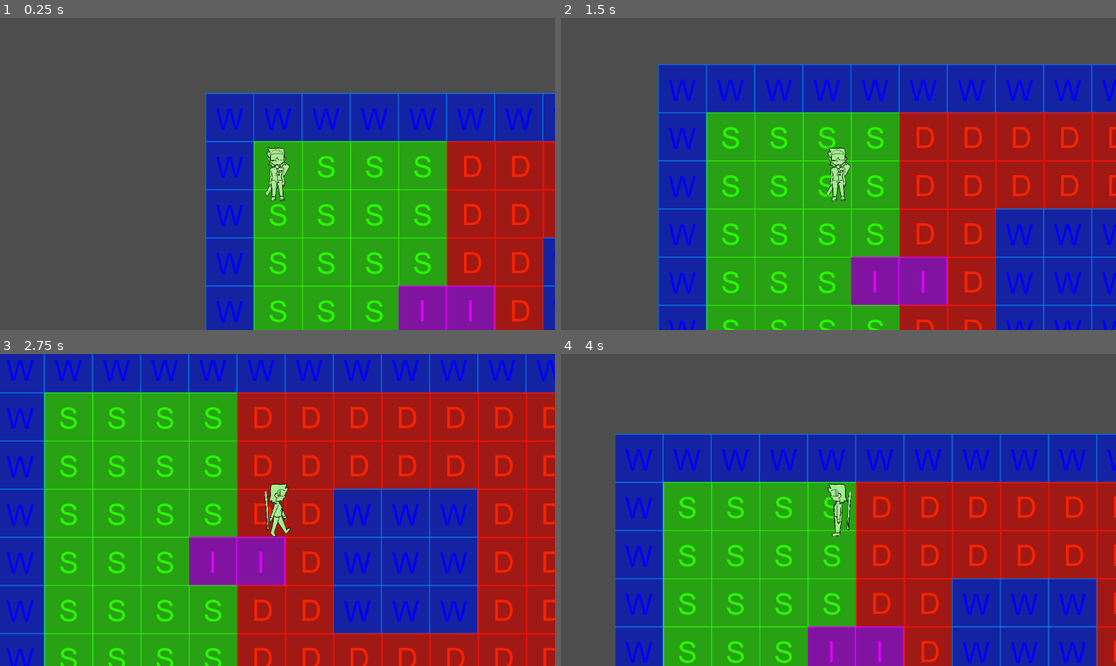
Above: before the commit, frames 1-4 (two rows, left to right).
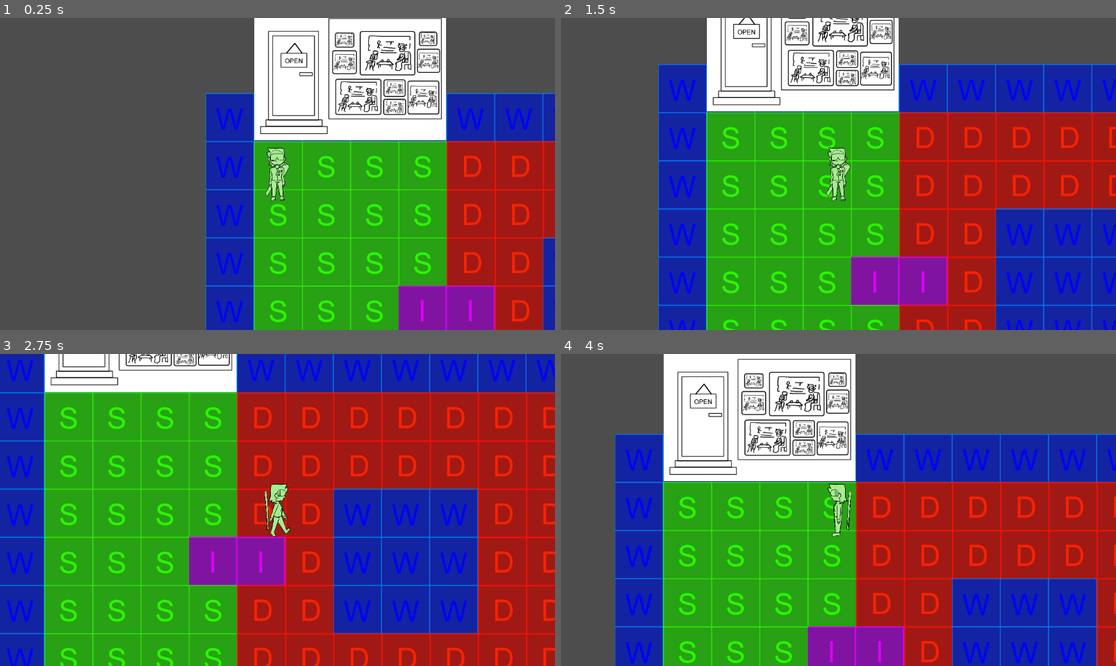
Above: after the commit, the same moments.

Repository: lazarusgates/my-test-game
Game: Godot game, scene res://scene files/overworld/test_scene.tscn
The game is run twice, just before and just after one commit, with the same random seed, the same clock (stepped at 60 frames per second) and the same inputs. The project has no main scene, so this scene is started directly.
Inputs:
- Up to frame 1 (0.25 s): no input
- Up to frame 2 (1.5 s): tap Enter (interact) at 0.5, 1.35 s; hold D (move_right) 0.53-1.28 s; hold Enter (interact) 0.53-1.28 s; hold S (move_down) from 1.28 s (still down)
- Up to frame 3 (2.75 s): release S (move_down) at 2.03 s; hold D (move_right) from 2.03 s (still down); hold Enter (interact) from 2.03 s (still down)
- Up to frame 4 (4 s): release D (move_right) at 2.78 s; release Enter (interact) at 2.78 s; hold W (move_up) 2.78-3.53 s; tap Enter (interact) at 2.85 s; hold A (move_left) from 3.53 s (still down); hold Enter (interact) from 3.53 s (still down)

The runs differ from the first frame. In frame 1, 13% of the frame differs, in the area x 45-81%, y 0-40%; in frame 2, 10%; in frame 3, 4.2%; in frame 4, 14%, in the area x 18-54%, y 0-41%.

Commit message:
add interactability
begin adding the ability to interact with objects and people in the overworld- credit dashnothing on youtube

Diff:
--- a/test_combined/project.godot
+++ b/test_combined/project.godot
@@ -12,6 +12,10 @@
 
 config/name="test_game"
 config/features=PackedStringArray("4.4", "Forward Plus")
+
+[autoload]
+
+InterManager="*res://scripts/overworld/inter_manager.tscn"
 
 [input]
 
--- /dev/null
+++ b/test_combined/scene files/overworld/inter_area.tscn
@@ -0,0 +1,9 @@
+[gd_scene load_steps=2 format=3 uid="uid://dx7a80q6jwupt"]
+
+[ext_resource type="Script" uid="uid://duuo1w8nekhd6" path="res://scripts/overworld/inter_area.gd" id="1_hf320"]
+
+[node name="InterArea" type="Area2D"]
+script = ExtResource("1_hf320")
+
+[connection signal="body_entered" from="." to="." method="_on_body_entered"]
+[connection signal="body_exited" from="." to="." method="_on_body_exited"]
--- a/test_combined/scene files/overworld/test_scene.tscn
+++ b/test_combined/scene files/overworld/test_scene.tscn
@@ -1,7 +1,8 @@
-[gd_scene load_steps=3 format=3 uid="uid://va8anffiib8n"]
+[gd_scene load_steps=4 format=3 uid="uid://va8anffiib8n"]
 
 [ext_resource type="PackedScene" uid="uid://b41s3h8dvkfun" path="res://scene files/overworld/test_tile_map.tscn" id="1_2re5j"]
 [ext_resource type="PackedScene" uid="uid://dh4aroaw0j4ke" path="res://scene files/overworld/walk_player.tscn" id="2_l3c2u"]
+[ext_resource type="PackedScene" uid="uid://cn8je1py5e5t1" path="res://scene files/overworld/tv_interact.tscn" id="3_vnn5f"]
 
 [node name="test_scene" type="Node2D"]
 
@@ -9,3 +10,7 @@
 
 [node name="walk_player" parent="." instance=ExtResource("2_l3c2u")]
 position = Vector2(49, 68)
+
+[node name="tv_interact" parent="." instance=ExtResource("3_vnn5f")]
+position = Vector2(200, -134)
+scale = Vector2(0.53, 0.53)
--- /dev/null
+++ b/test_combined/scene files/overworld/tv_interact.gd
@@ -0,0 +1,25 @@
+extends Node2D
+
+@onready var inter_area = $InterArea
+
+const lines: Array[String] = [
+	"It's a TV store. The screens are playing
+	live from The Speaker's channel.",
+	"Not that there's any other channels to watch",
+	"The show on right now is \"Confessionals!\",
+	where you can confess your transgressions to the Speaker
+	in front of a live audience.",
+	"\"...It was an impulse decision! I don't even know why I did it!\"",
+	"\"An impulse that lead you to mutilating yourself not once, but twice?\"",
+	"\"Y-Yes! It was... an impulse...\"",
+	"\"Lying is an indictment worth 200 points. We'll add it to your total.\"",
+	"This has always been your least favorite show."
+]
+
+func _ready():
+	print(inter_area)
+	var something = Callable(self, "_on_interact")
+	inter_area.interact = something
+
+func _on_interact():
+	print("You interacted with something!")
--- /dev/null
+++ b/test_combined/scene files/overworld/tv_interact.tscn
@@ -0,0 +1,20 @@
+[gd_scene load_steps=5 format=3 uid="uid://cn8je1py5e5t1"]
+
+[ext_resource type="Texture2D" uid="uid://cw06wyirpyx1a" path="res://sprite/tvStore.png" id="1_wt622"]
+[ext_resource type="Script" uid="uid://bl1baw58cdul1" path="res://scene files/overworld/tv_interact.gd" id="1_yghl6"]
+[ext_resource type="PackedScene" uid="uid://dx7a80q6jwupt" path="res://scene files/overworld/inter_area.tscn" id="2_o1qgs"]
+
+[sub_resource type="RectangleShape2D" id="RectangleShape2D_yghl6"]
+size = Vector2(460, 139)
+
+[node name="tv_interact" type="Node2D"]
+script = ExtResource("1_yghl6")
+
+[node name="Sprite2D" type="Sprite2D" parent="."]
+texture = ExtResource("1_wt622")
+
+[node name="InterArea" parent="." instance=ExtResource("2_o1qgs")]
+
+[node name="CollisionShape2D" type="CollisionShape2D" parent="InterArea"]
+position = Vector2(145, 249.5)
+shape = SubResource("RectangleShape2D_yghl6")
--- a/test_combined/scene files/overworld/walk_player.tscn
+++ b/test_combined/scene files/overworld/walk_player.tscn
@@ -92,7 +92,7 @@
 [sub_resource type="RectangleShape2D" id="RectangleShape2D_5fb12"]
 size = Vector2(56, 114)
 
-[node name="walk_player" type="CharacterBody2D"]
+[node name="walk_player" type="CharacterBody2D" groups=["player"]]
 script = ExtResource("1_eei2h")
 
 [node name="AnimatedSprite2D" type="AnimatedSprite2D" parent="."]
@@ -105,3 +105,5 @@
 shape = SubResource("RectangleShape2D_5fb12")
 
 [node name="Camera2D" type="Camera2D" parent="."]
+
+[node name="inter_area" type="Area2D" parent="."]
--- /dev/null
+++ b/test_combined/scripts/overworld/inter_area.gd
@@ -0,0 +1,16 @@
+extends Area2D
+
+class_name InterArea
+
+@export var action_name: String = "interact"
+
+var interact = func():
+	pass
+
+
+func _on_body_entered(body: Node2D) -> void:
+	InterManager.register_area(self)
+
+
+func _on_body_exited(body: Node2D) -> void:
+	InterManager.unregister_area(self)
--- /dev/null
+++ b/test_combined/scripts/overworld/inter_manager.gd
@@ -0,0 +1,22 @@
+extends Node2D
+
+@onready var player = get_tree().get_first_node_in_group("player")
+
+var active_area = null
+var can_interact = true
+
+func register_area(area: InterArea):
+	active_area = area
+
+func unregister_area(area: InterArea):
+	if area != active_area:
+		active_area = null
+
+func _input(event):
+	if event.is_action_pressed("interact") and can_interact:
+		if active_area != null:
+			can_interact = false
+
+			await active_area.interact.call()
+
+			can_interact = true
--- /dev/null
+++ b/test_combined/scripts/overworld/inter_manager.tscn
@@ -0,0 +1,6 @@
+[gd_scene load_steps=2 format=3 uid="uid://07le6lg8qi8j"]
+
+[ext_resource type="Script" uid="uid://chk8uasq0ao0d" path="res://scripts/overworld/inter_manager.gd" id="1_b8v7m"]
+
+[node name="InterManager" type="Node2D"]
+script = ExtResource("1_b8v7m")
Not shown, added: test_combined/scene files/overworld/tv_interact.gd.uid
Not shown, added: test_combined/scripts/overworld/inter_area.gd.uid
Not shown, added: test_combined/scripts/overworld/inter_manager.gd.uid
Binary file added: test_combined/sprite/tvStore.png
Not shown, added: test_combined/sprite/tvStore.png.import
